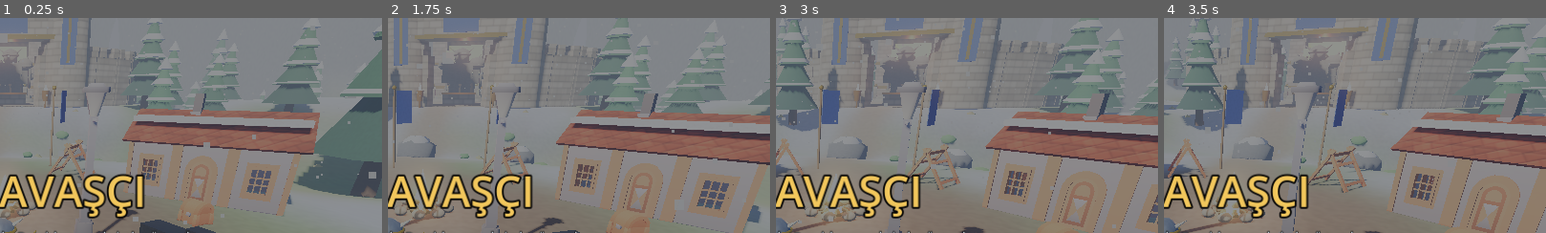
Above: before the commit, frames 1-4 (left to right).
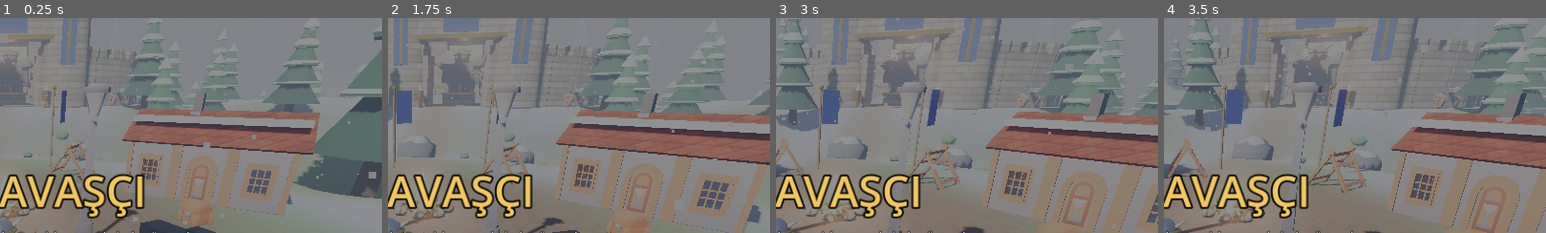
Above: after the commit, the same moments.

Repository: aldaci26/zindan-yuruyusu
Game: Godot game, scene res://main.tscn
Two runs of this game, one before a commit and one after it. Both use one fixed random seed, a clock stepped at 60 frames per second and the inputs below.
Inputs (mouse positions are % of the whole screen's width and height, from its top left):
- Up to frame 1 (0.25 s): no input
- Up to frame 2 (1.75 s): tap Enter at 0.5 s; hold D 0.53-1.28 s; tap R at 0.6 s; click (50, 50) at 0.67 s; tap Space at 0.77, 1.52 s; move the mouse to (30, 55) at 1.27 s; hold S from 1.28 s (still down); tap 1 at 1.35 s
- Up to frame 3 (3 s): move the mouse to (60, 28) at 2.02 s; release S at 2.03 s; hold D 2.03-2.78 s; tap 2 at 2.1 s; move the mouse to (45, 70) at 2.77 s; hold W from 2.78 s (still down); tap 3 at 2.85 s; click (45, 70) at 2.92 s
- Up to frame 4 (3.5 s): keep holding W; tap Space at 3.02 s
The pictures show only the part of the screen within x 50-100%, y 0-50%; the shares and areas given below are measured in that part.

The runs differ from the first frame. In frame 1, less than 0.1% of the frame differs, in the area x 28-34%, y 32-41%; in frame 2, less than 0.1%; in frame 3, 0.1%; in frame 4, 0.1%, in the area x 70-79%, y 32-43%.

Commit message:
Düşman kampları ve Demirkazan: Kenney çadır, varil, mancınık, çit
Co-Authored-By: Claude Sonnet 5.5 <noreply@anthropic.com>
Claude-Session: https://claude.ai/code/session_01JevRmmu1FK3YXfTo6qDxTW

Diff:
--- a/godot/main.gd
+++ b/godot/main.gd
@@ -771,6 +771,12 @@
 	for p in [[-26, -112], [0, -118], [28, -110]]:
 		_cone_mi(30.0, 62.0, back, Vector3(p[0], 24, p[1]), false, 7)
 		_cone_mi(12.0, 22.0, m_snow, Vector3(p[0], 48, p[1]), false, 7)
+	_prop("castle", "siege-catapult", cx - 14.0, cz + 15.0, 0.6, 4.2, 2.0, Color(1.0, 0.95, 0.9))
+	_prop("castle", "siege-ballista", cx + 14.0, cz + 15.0, -0.6, 4.2, 1.5, Color(1.0, 0.95, 0.9))
+	_prop("survival", "barrel", cx - 8.0, cz + 17.0, 0.0, 3.6, 0.6)
+	_prop("survival", "barrel", cx + 8.0, cz + 17.0, 0.0, 3.6, 0.6)
+	_prop("survival", "box-large", cx + 17.0, cz + 2.0, 0.3, 3.6, 0.7)
+	_prop("fantasy-town", "cart", cx - 17.0, cz - 3.0, 1.2, 3.6, 1.4)
 	# tezgâhlar
 	_stall(cx - 10.0, cz + 4.0, 0.35, Color.html("b8302a"), Color.html("e6d3a0"))
 	_stall(cx + 11.0, cz + 3.0, -0.35, Color.html("2a55b8"), Color.html("e6d3a0"))
@@ -1017,10 +1023,32 @@
 		"defias": return Dwarf.make_dwarf({"skin": Color("e0b898"), "metal": Color("4a3030"), "cloth": Color("8a2020"), "beard": Color("2a1a10"), "helm": false, "prop": "axe"})
 		_: return Dwarf.make_dwarf({"skin": Color("7a6a6a"), "metal": Color("2a2226"), "cloth": Color("3a1a1a"), "beard": Color("101010"), "helm": true, "prop": "hammer"})
 
+func _camp_props() -> void:
+	var tints := {"trogg": Color(0.8, 0.75, 0.7), "gnoll": Color(0.9, 0.8, 0.65), "defias": Color(0.85, 0.5, 0.45), "darkiron": Color(0.55, 0.5, 0.6)}
+	for c in CAMPS:
+		var cx: float = c["x"]
+		var cz: float = c["z"]
+		var t: Color = tints.get(c["kind"], Color(0.9, 0.85, 0.8))
+		_prop("survival", "campfire-pit", cx, cz, 0.0, 6.0, 1.0, t)
+		_flame(self, Vector3(cx, height_at(cx, cz) + 0.5, cz), 0.5)
+		for i in 3:
+			var a := 0.6 + i * 2.1
+			_prop("survival", "tent", cx + cos(a) * 11.0, cz + sin(a) * 11.0, -a + PI / 2.0, 4.6, 1.6, t)
+		_prop("survival", "barrel", cx + 4.5, cz + 3.0, 0.0, 3.6, 0.6, t)
+		_prop("survival", "barrel", cx + 5.2, cz + 2.2, 0.0, 3.6, 0.6, t)
+		_prop("survival", "box-large", cx - 4.0, cz + 4.5, 0.5, 3.6, 0.7, t)
+		_prop("survival", "chest", cx - 3.0, cz - 5.0, 2.0, 3.4, 0.6, t)
+		_prop("survival", "signpost", cx - 14.0, cz, 0.0, 4.0, 0.0, t)
+		if c["kind"] == "gnoll" or c["kind"] == "darkiron":
+			for i in 6:
+				var fa := float(i) / 6.0 * TAU
+				_prop("survival", "fence-fortified", cx + cos(fa) * 16.0, cz + sin(fa) * 16.0, -fa, 3.2, 0.0, t)
+
 func _spawn_camps() -> void:
 	var rnd := RandomNumberGenerator.new()
 	rnd.seed = 311
 	var cid := 200
+	_camp_props()
 	for c in CAMPS:
 		var ty: Dictionary = MTYPES[c["kind"]]
 		for i in c["n"]:
